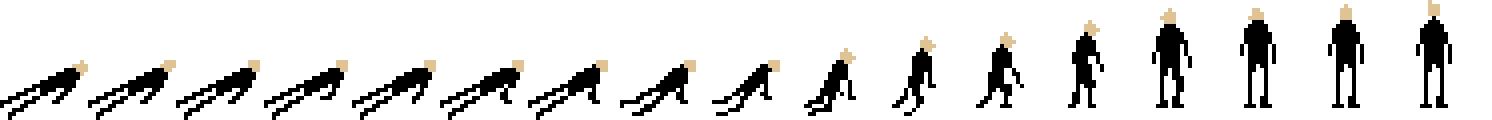
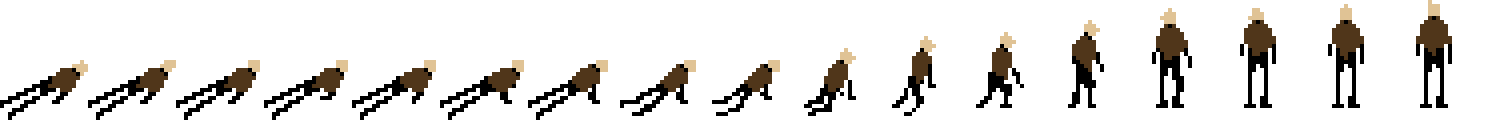
Before/after of a 1492 × 120 layered artwork. What changed in the layer stack:
painted on "getting up ponchos" over [48, 16, 1452, 92]
